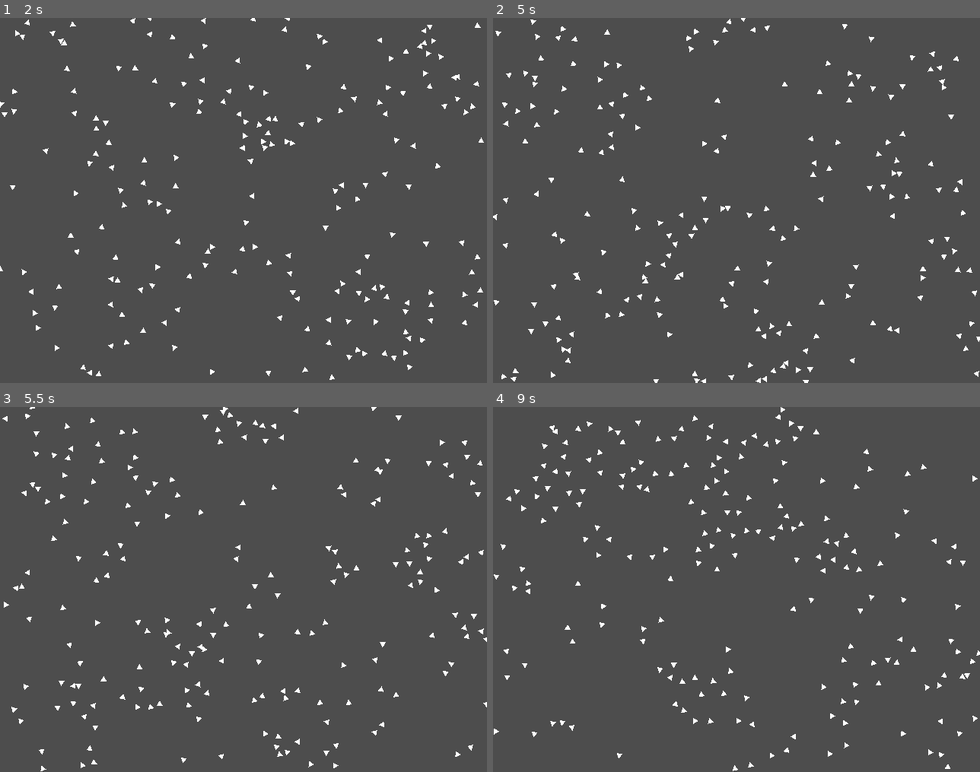
Above: before the commit, frames 1-4 (two rows, left to right).
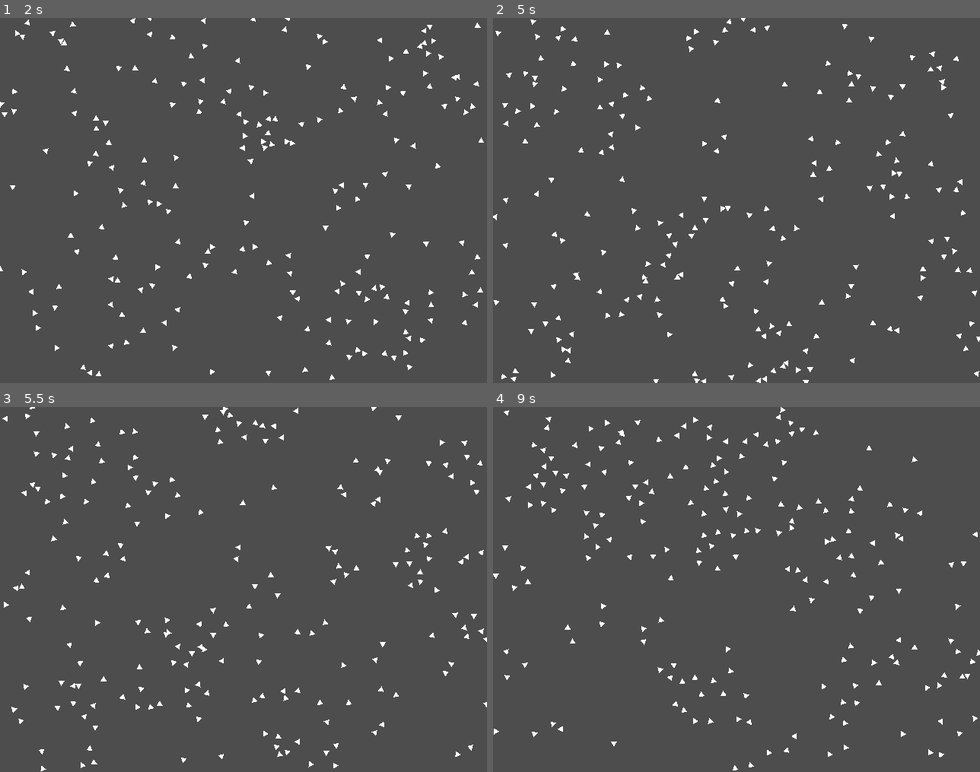
Above: after the commit, the same moments.

Repository: 5310/learning-godot-boids
Game: Godot game, scene res://root.tscn
Same seed, same stepped clock (60 frames per second), same inputs: the game is played once before the commit and once after it.
Inputs:
- Up to frame 1 (2 s): no input
- Up to frame 2 (5 s): no input
- Up to frame 3 (5.5 s): no input
- Up to frame 4 (9 s): no input

Frame 1 is identical in both runs. In frame 2, less than 0.1% of the frame differs, in the area x 1-95%, y 4-73%; in frame 3, less than 0.1%; in frame 4, 1.8%, in the area x 0-100%, y 0-100%.

Commit message:
Give up on dynamic masking to optimize O(n**2) complexity

Diff:
--- a/boid.gd
+++ b/boid.gd
@@ -4,7 +4,8 @@
 @onready var screen_rect = get_viewport_rect()
 
 static var timescale: float = 60
-static var optimization: int = 0b00
+#static var optimization_max: int = 0b11
+#static var optimization_level: int = 0b00
 static var speed: float = 1
 static var radius: float = 20
 static var range: float = 50
@@ -20,11 +21,16 @@
 	position = Vector2(randf() * screen_rect.size.x, randf() * screen_rect.size.y)
 	rotation = randf() * TAU
 	var opt = 0.25
-	set_collision_layer(2 ** (randi() % 3))
-	set_collision_mask(0b1111 - ((2 ** 0) - 1))
+	#set_collision_layer(2 ** (randi() % 3)) # set a random layer between 1 and 4
+	#set_collision_mask(0b1111) # enable masks for all four layers
 
 
 func _process(delta: float) -> void:
+	#if delta > 1.0/timescale:
+		#optimization_level += 1
+		#optimization_level %= optimization_max + 1
+	#set_collision_mask(0b1111 - (2 ** optimization_level - 1)) # shrink mask by optimization level
+
 	$CollisionShape2D.shape.radius = max(radius, 10)
 
 	var neighbors = get_overlapping_areas()
--- a/root.gd
+++ b/root.gd
@@ -4,7 +4,7 @@
 @export_range(20, 500) var population: int = 200
 var boid_scene = preload("res://boid.tscn")
 
-@export_range(0b00, 0b11, 0b1) var optimization: int = 0b00
+#@export_range(0b00, 0b11, 0b1) var optimization: int = 0b00
 @export_range(0, 100) var speed: float = 1
 @export_range(0, 100) var range: float = 50
 @export_range(0, 100) var radius: float = 20
@@ -21,7 +21,7 @@
 		add_child(boid)
 
 func _process(delta: float) -> void:
-	Boid.optimization = optimization
+	#Boid.optimization = optimization
 	Boid.speed = speed
 	Boid.range = range
 	Boid.radius = radius
